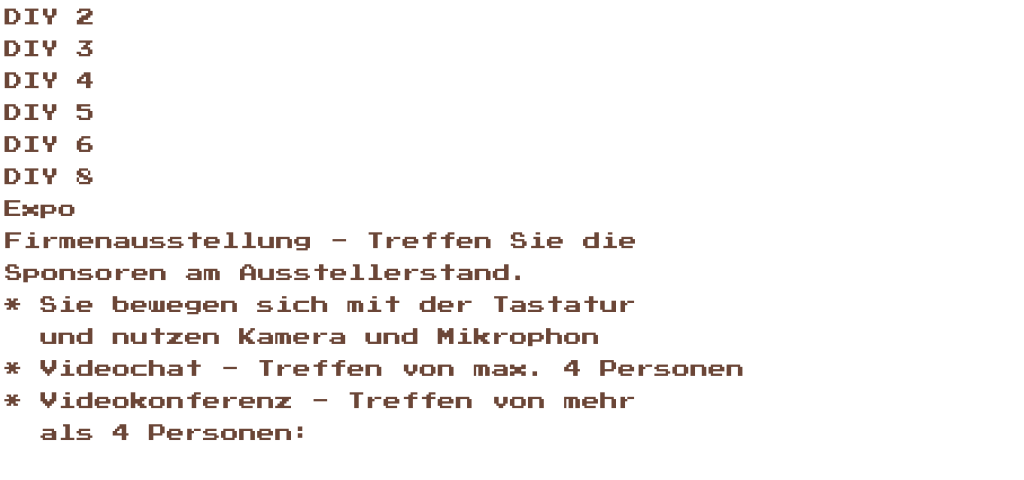
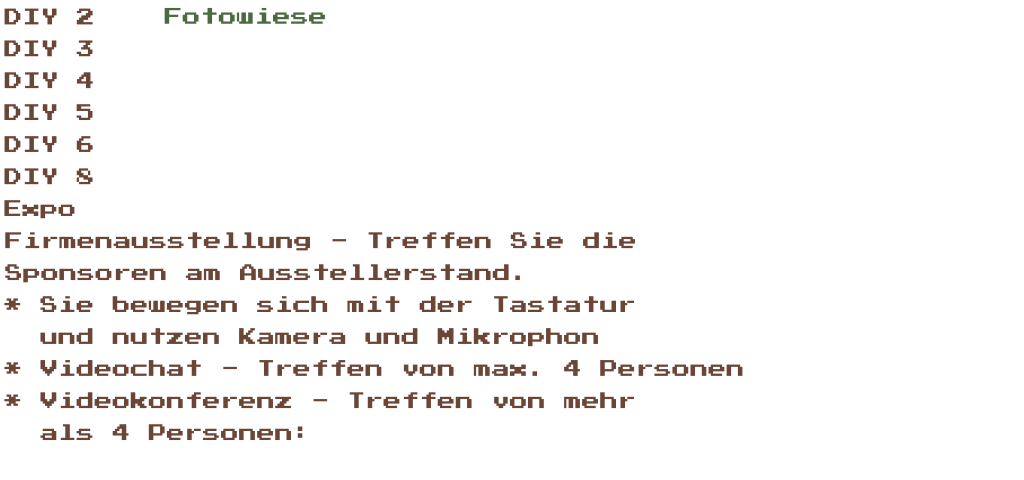
Layers edited between the first and the second w=1024, h=480 image:
pixels changed over [164, 7, 325, 24] (layer not identified)
